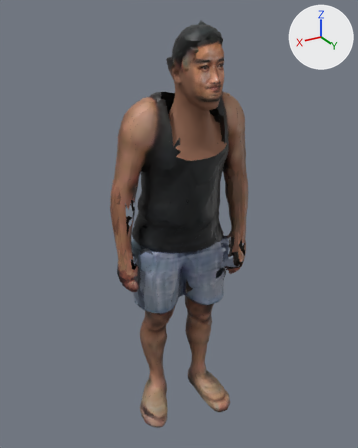
An edit to the glTF model public/models/ma/nhanvat/tp-041.glb, drawn before and after from the same camera.
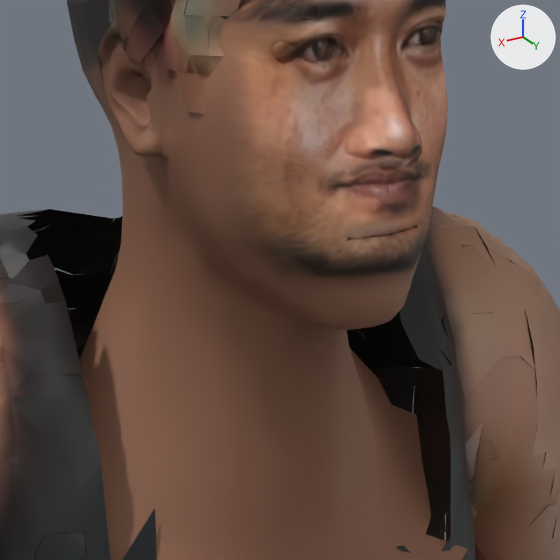
Each version appears first whole from a camera (50 mm lens) standing at (0.93, 1.527, 1.686) and looking at (0.001, -0.02, 0.913), and next in a close-up on the part from 44% to 67% of the width and 13% to 32% of the height. Every picture has the same lights, and +X, +Y and +Z are marked at upper right. The last two pictures show the newer version. Vertices at exactly the same position are counted once.

The older version as bpy lines, for what is in view:
```python
me_body = bpy.data.meshes.new('Body')
me_body.from_pydata(...)  # 16862 vertices, 23604 faces; spans x -0.28..0.28, y -0.18..0.22, z 0.0..1.66
# faces by material slot: [13316, 10288]
me_body.materials.append(mat_body)  # picture img_texture
me_body.materials.append(mat_dauchuan)
ob_body = bpy.data.objects.new('Body', me_body)
ob_body.location = (0.0, 0.0, 0.0)
```
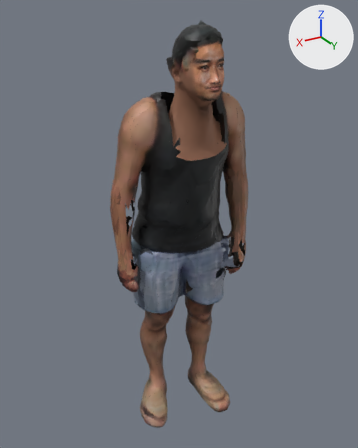
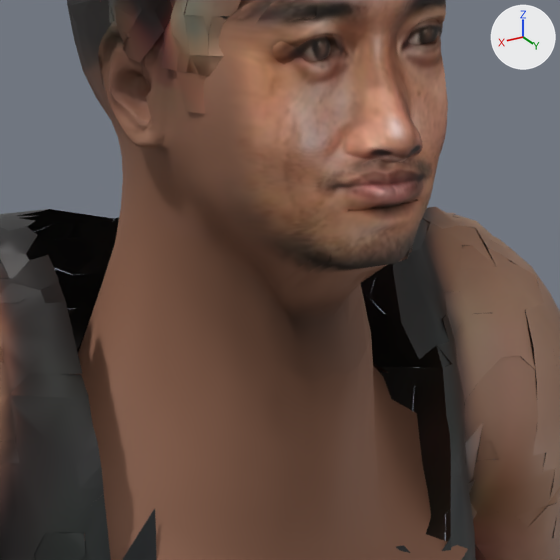
What differs and where, as boxes (x1, y1, x2, y2) in the close-ups (560 x 560 px; the box of a moved part takes in the faces that stretch with it):
part 1 of me_body, moved or reshaped: before (74, 133, 440, 468); after (74, 127, 439, 466)
part 2 of me_body, surface changed: before (79, 136, 440, 431); after (78, 129, 439, 427)

What changed in the scene script:
```text
Change me_body:
    used by ob_body; location = (0.0, 0.0, 0.0)
    remove me_body.from_pydata(...)  # 16862 vertices, 23604 faces; spans x -0.28..0.28, y -0.18..0.22, z 0.0..1.66
    add me_body.from_pydata(...)  # 16862 vertices, 23602 faces; spans x -0.28..0.28, y -0.18..0.22, z 0.0..1.66
    me_body part 1: 1065 of 16862 vertices moved; they spanned x -0.09..0.07, y -0.01..0.21, z 1.34..1.46 and now span x -0.1..0.07, y -0.01..0.21, z 1.34..1.47; mean shift (0.0, 0.0, 0.01); largest move (0.0, 0.19, 1.39) -> (0.0, 0.14, 1.4)
    me_body part 2: 2322 kept faces spanning x -0.12..0.08, y -0.02..0.21, z 1.32..1.64 get new texture (UV) coordinates
```
